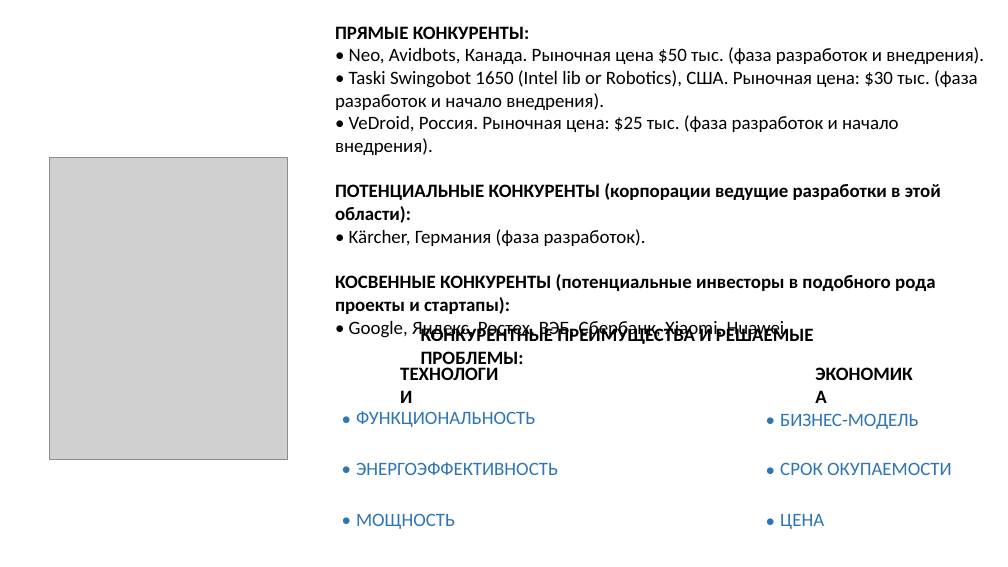
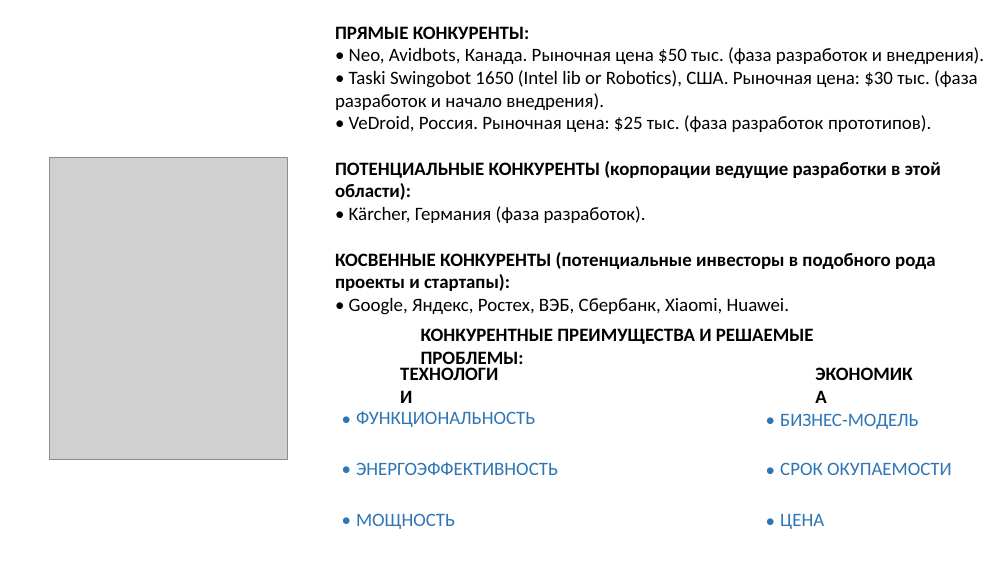
Before and after one commit to iACTUATOR/iactuator.ru, a slide deck: slide 7 of actuator.pptx. Drawn at 1008x567 pixels with LibreOffice and Linux fonts; fonts in the diff are those of the drawing; grey boxes stand for pictures. Boxes give left, top, right and bottom in pixels: in the first picture for what was removed or moved away, otherwise in the second. Text is boxed around its words. In the diff, an @@ line names an element or a change of style, - is before the commit and + after.

```diff
--- a/actuator.pptx
+++ b/actuator.pptx
@@ text at <box>349,115,931,132</box>: text changed @@
-• VeDroid, Россия. Рыночная цена: $25 тыс. (фаза разработок и начало внедрения).
+• VeDroid, Россия. Рыночная цена: $25 тыс. (фаза разработок прототипов).
```
Also in this commit, not shown: 2 other slides changed, 1 other file.
